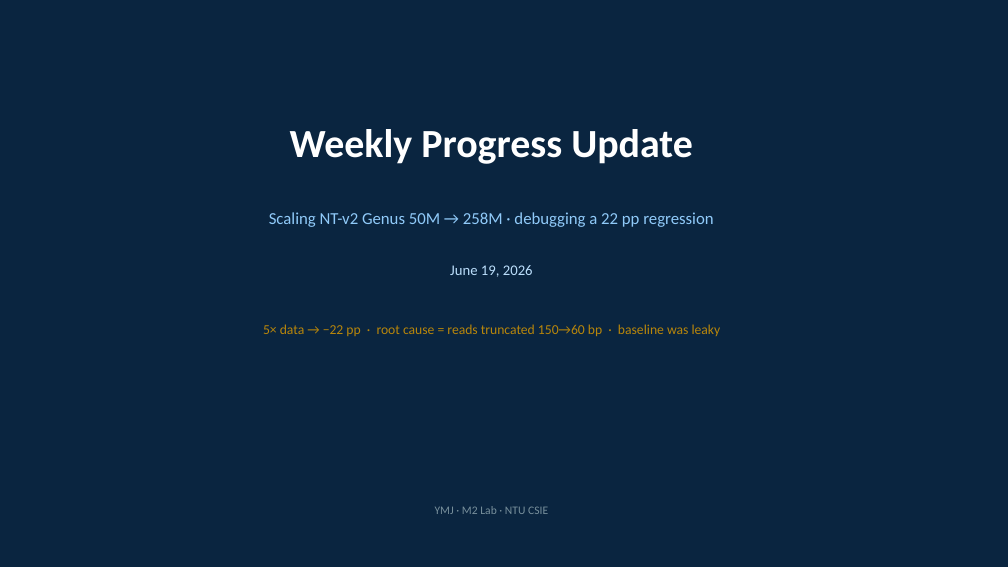
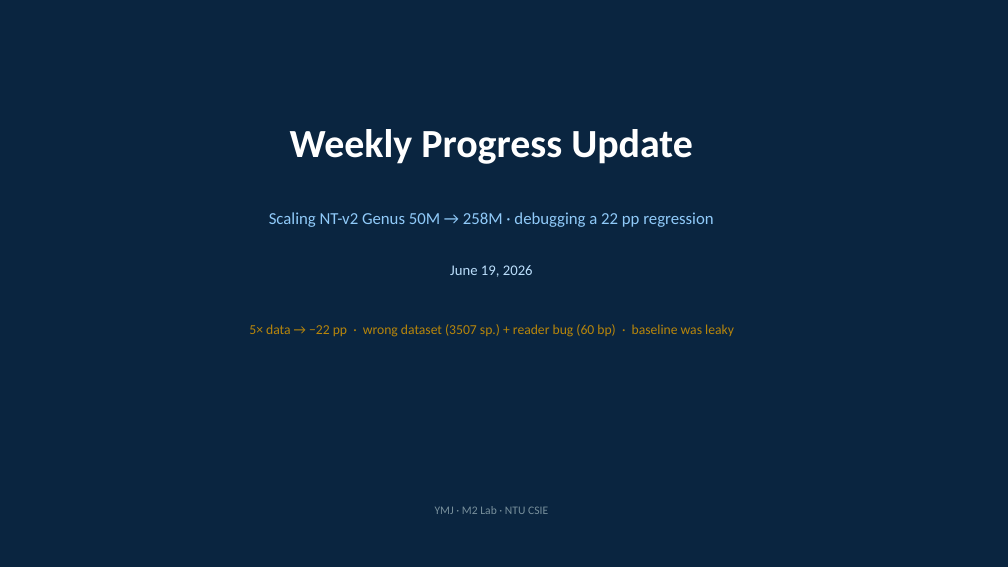
Before and after one commit to m2lab-ntu/gfm-classifier, a slide deck: slide 1 of docs/slides/meeting_2026_0619.pptx. Drawn at 1008x567 pixels with LibreOffice and Linux fonts; fonts in the diff are those of the drawing. Boxes give left, top, right and bottom in pixels: in the first picture for what was removed or moved away, otherwise in the second. Text is boxed around its words. In the diff, an @@ line names an element or a change of style, - is before the commit and + after.

```diff
--- a/docs/slides/meeting_2026_0619.pptx
+++ b/docs/slides/meeting_2026_0619.pptx
@@ text at (249,324,734,337): text changed @@
-5× data → −22 pp · root cause = reads truncated 150→60 bp · baseline was leaky
+5× data → −22 pp · wrong dataset (3507 sp.) + reader bug (60 bp) · baseline was leaky
```
Also in this commit, not shown: 3 other slides changed, 6 other files.
